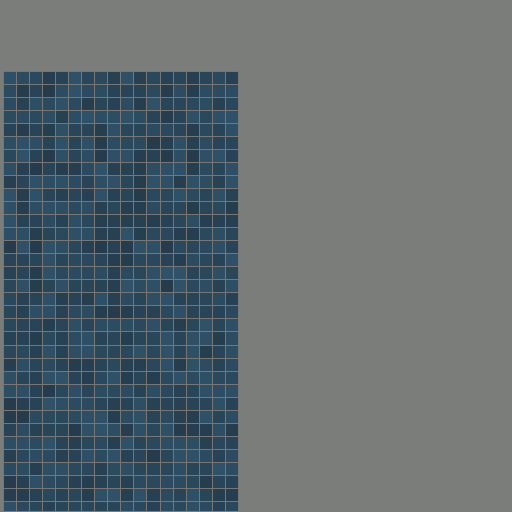
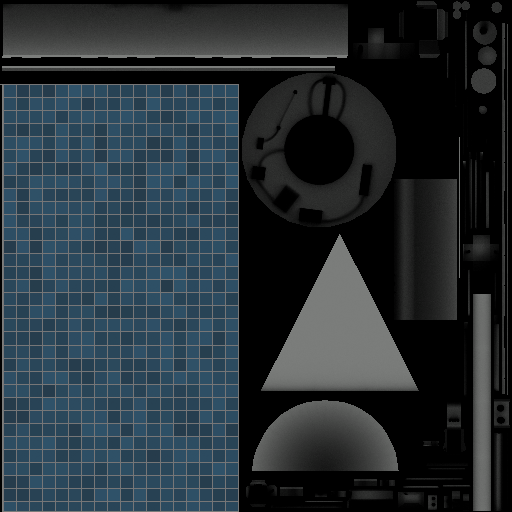
The second (512, 512) image is a revision of the first. Changes to its layers:
added layer "Layer 75" (multiply) above "Layer 69" over [0, 0, 512, 512]
painted on "Layer 67" over [3, 71, 239, 84]
